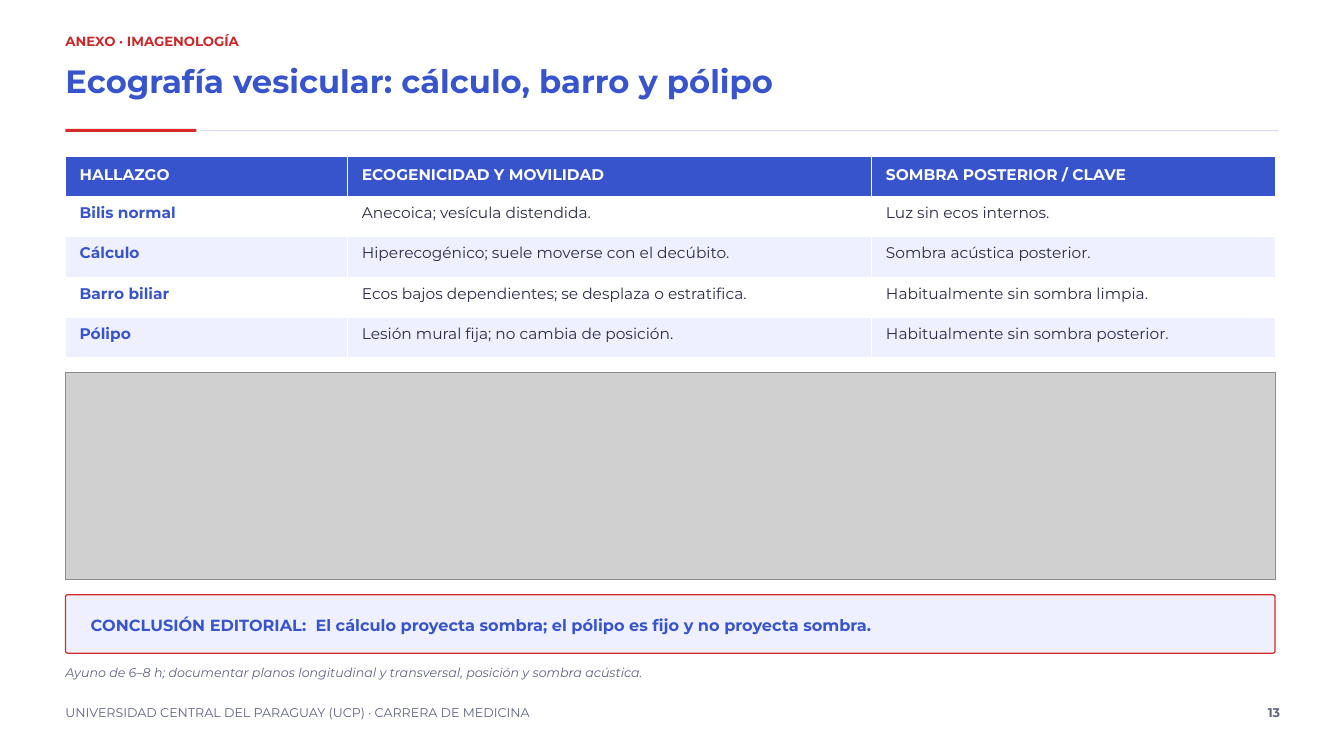
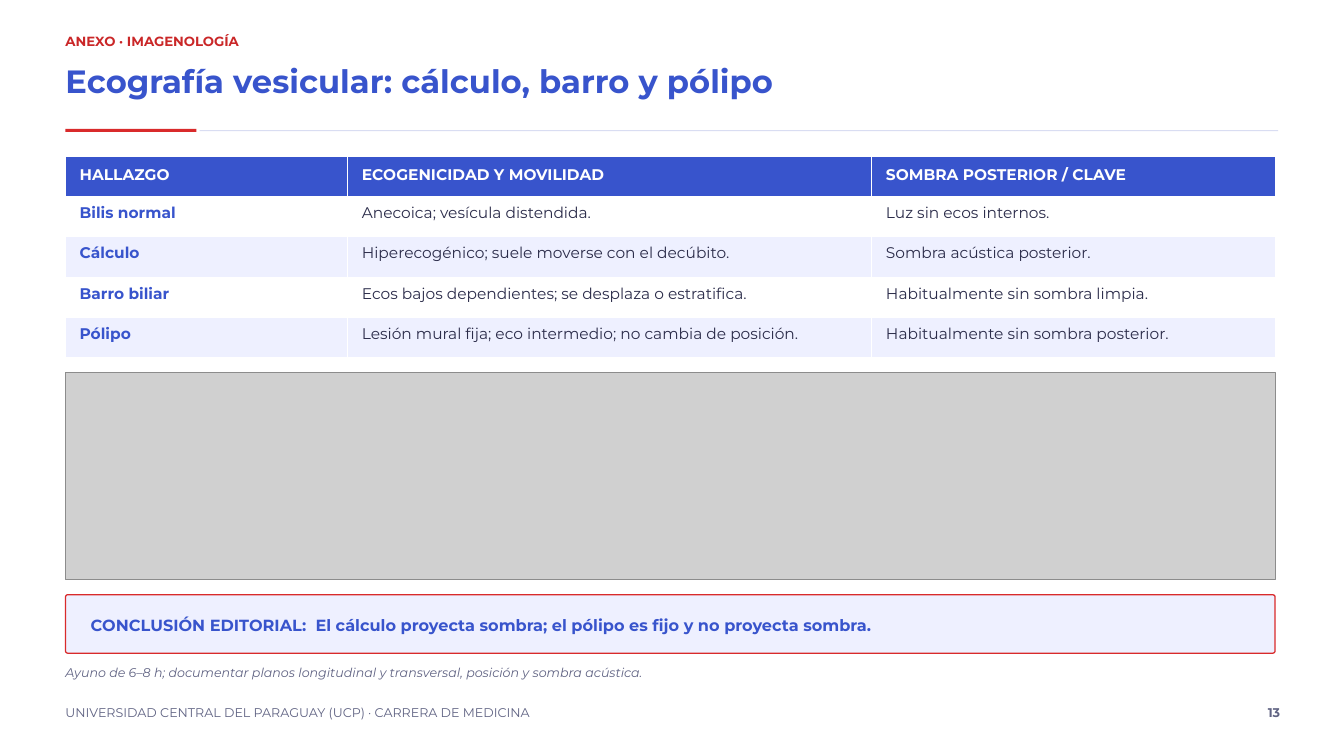
Before and after one commit to rpsin9096/slide-repo-v1, a slide deck: slide 13 of entregas-es/pancreatitis-biliar/Pancreatitis_biliar_12_diapositivas_es.pptx. Drawn at 1344x756 pixels with LibreOffice and Linux fonts; fonts in the diff are those of the drawing; grey boxes stand for pictures. Boxes give left, top, right and bottom in pixels: in the first picture for what was removed or moved away, otherwise in the second. Text is boxed around its words. In the diff, an @@ line names an element or a change of style, - is before the commit and + after.

Commit message:
Slide 13 table: polyp row now states intermediate echogenicity
Matches the corrected schematic. Lint PASS, 13 slides.

```diff
--- a/entregas-es/pancreatitis-biliar/Pancreatitis_biliar_12_diapositivas_es.pptx
+++ b/entregas-es/pancreatitis-biliar/Pancreatitis_biliar_12_diapositivas_es.pptx
@@ table at (66,156,1275,358) @@
-row 5, column 2: Lesión mural fija; no cambia de posición.
+row 5, column 2: Lesión mural fija; eco intermedio; no cambia de posición.
```
Also in this commit, not shown: 1 other file.
